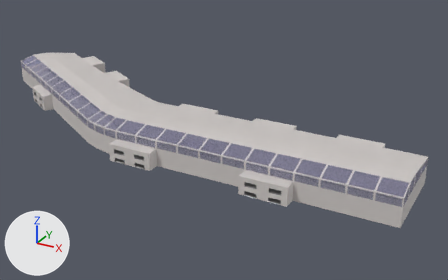
Before and after pictures for a commit that changed the glTF model airport/Terminal/terminal.glb.
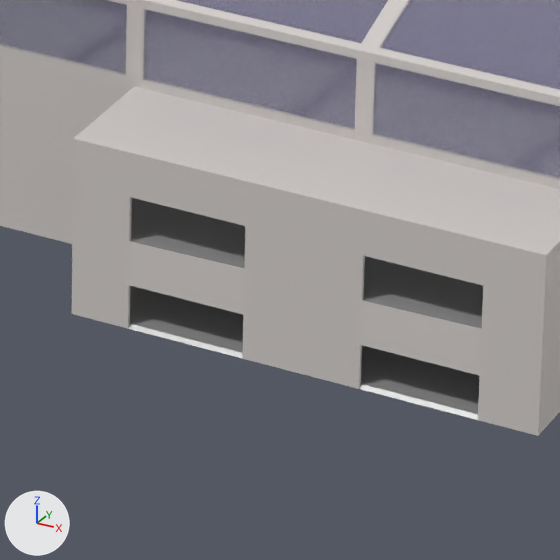
The first picture shows the older version from a camera (50 mm lens) standing at (124.0, -263.0, 147.0) and looking at (-47.0, 48.0, -8.0). The close-ups show both versions on the part from 52% to 65% of the width and 58% to 78% of the height of that picture; other places that the commit changed are outside them. Arrows for +X, +Y and +Z are at lower left; the lights stay in place. Where no turn or scale is listed for an object, it has been applied to the vertices.

Names of what the first close-up shows: 'Building-col'.
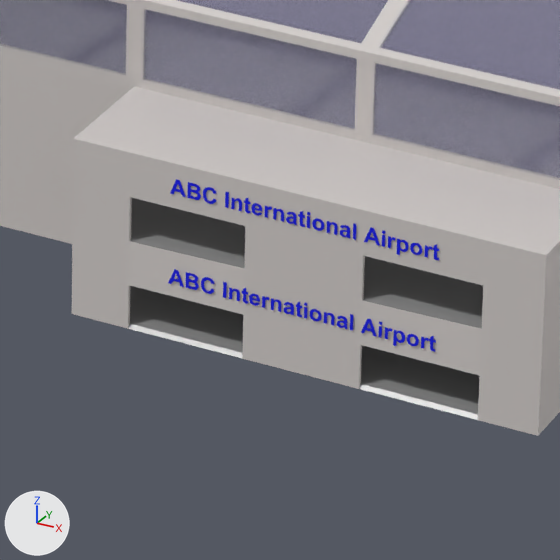
The edits, one by one:
Material 'Sign' (mat_sign) is new.
Its base color is (0.0, 0.00448, 0.801) (blue #000ee7).
Mesh me_text_002 is new.
It has 3117 vertices, 3087 faces and spans x 0.0..14.82, y 0.0, z -0.24..0.9.
It uses material mat_sign (blue #000ee7).
Object 'Text.002' (ob_text_002) is new; it shows me_text_002.
Its location is (5.54, -22.9, 3.27).
Object 'Text.001' (ob_text_001) is new; it shows a copy of me_text_002.
Its location is (5.54, -22.88, 8.37).

Where the change shows, as pixel boxes (x1, y1, x2, y2) in the close-ups (560 x 560 px):
'Text.001', added (blue)
    after: (170, 179, 439, 260)
'Text.002', added (blue)
    after: (169, 269, 436, 352)
